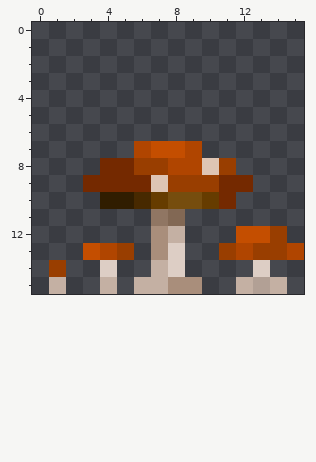
Pixel-art sprite -- textures/wc_naturae_mushroom.png. Above, as it was before the edit.
The file is 16x16 pixels. Pixels under 10% opacity are left out. Colours within 5 levels of each other are drawn and written as one.
Once edited:
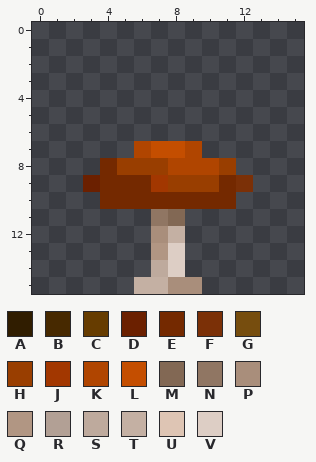
Palette (. is transparent): A #301d00  B #472900  C #663c00  D #6b2000  E #742900  F #7b3007  G #764d0e  H #993e00  J #a23700  K #b04500  L #c44e00  M #826854  N #907663  P #a98e7b  Q #b19683  R #b2a095  S #beaa9d  T #c4b0a3  U #dec5b4  V #ddcec5
The edit:
y 8: x 5 E -> H; x 10 U -> K
y 9: x 3 E -> D; x 7 U -> J; x 12 E -> F
y 10: x 4..10 AABCGGC -> EEEEEEE
y 12: x 12..14 LLH -> ...
y 13: x 3..5 LKH -> ...; x 7 P -> Q; x 11..15 HKHHK -> .....
y 14: x 1 H -> .; x 4 V -> .; x 7 T -> S; x 13 V -> .
y 15: x 1 T -> .; x 4 T -> .; x 12..14 TRT -> ...
Boxes around the changes in both pictures, in picture pixels (x1, y1, x2, y2):
changed: (49, 158, 304, 294)
